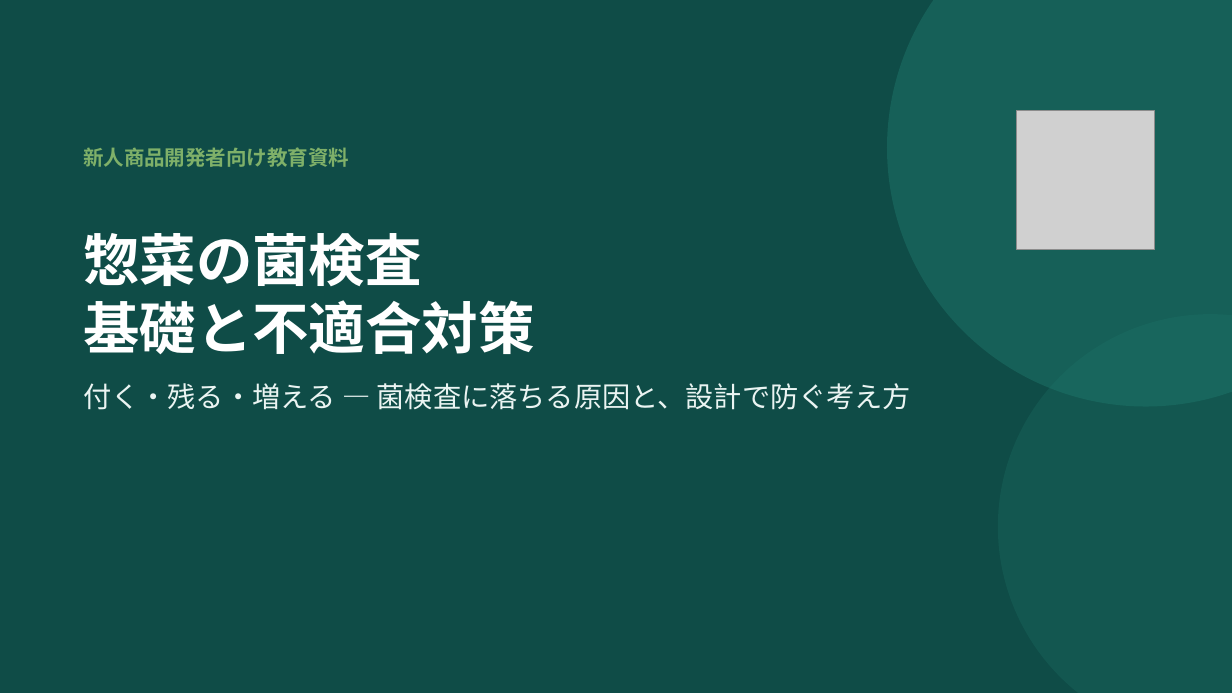
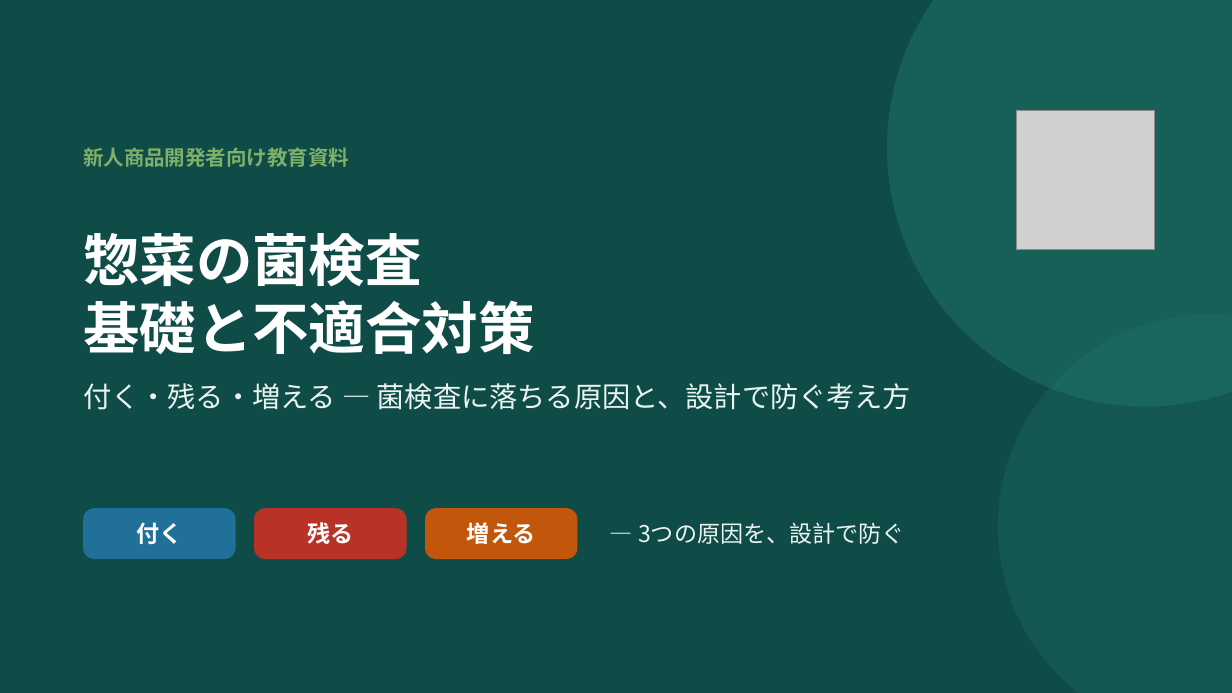
Before and after one commit to tanakashuhei-dotcom/shuhei0208, a slide deck: slide 1 of 菌検査教育資料.pptx. Drawn at 1232x693 pixels with LibreOffice and Linux fonts; fonts in the diff are those of the drawing; grey boxes stand for pictures. Boxes give left, top, right and bottom in pixels: in the first picture for what was removed or moved away, otherwise in the second. Text is boxed around its words. In the diff, an @@ line names an element or a change of style, - is before the commit and + after.

```diff
--- a/菌検査教育資料.pptx
+++ b/菌検査教育資料.pptx
@@ rounded rectangle added at <box>83,508,236,559</box>, fill #21709A, 18 pt, text #FFFFFF, bold @@
+付く
@@ rounded rectangle added at <box>254,508,407,559</box>, fill #B83227, 18 pt, text #FFFFFF, bold @@
+残る
@@ rounded rectangle added at <box>425,508,578,559</box>, fill #C2570C, 18 pt, text #FFFFFF, bold @@
+増える
@@ text added at <box>638,522,905,544</box>, 18 pt, text #EAF4F2 @@
+― 3つの原因を、設計で防ぐ
```
Also in this commit, not shown: 18 other slides changed, 1 slide added.
